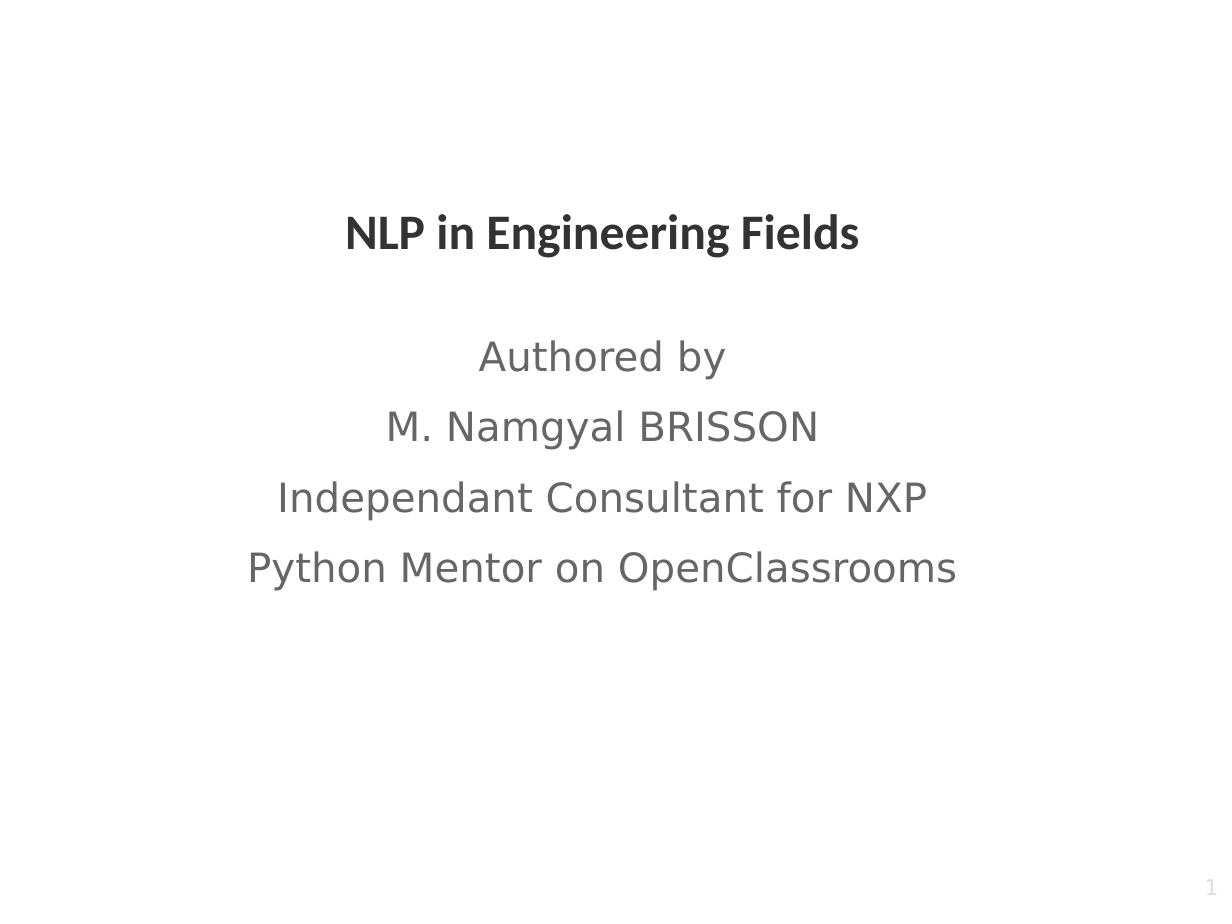
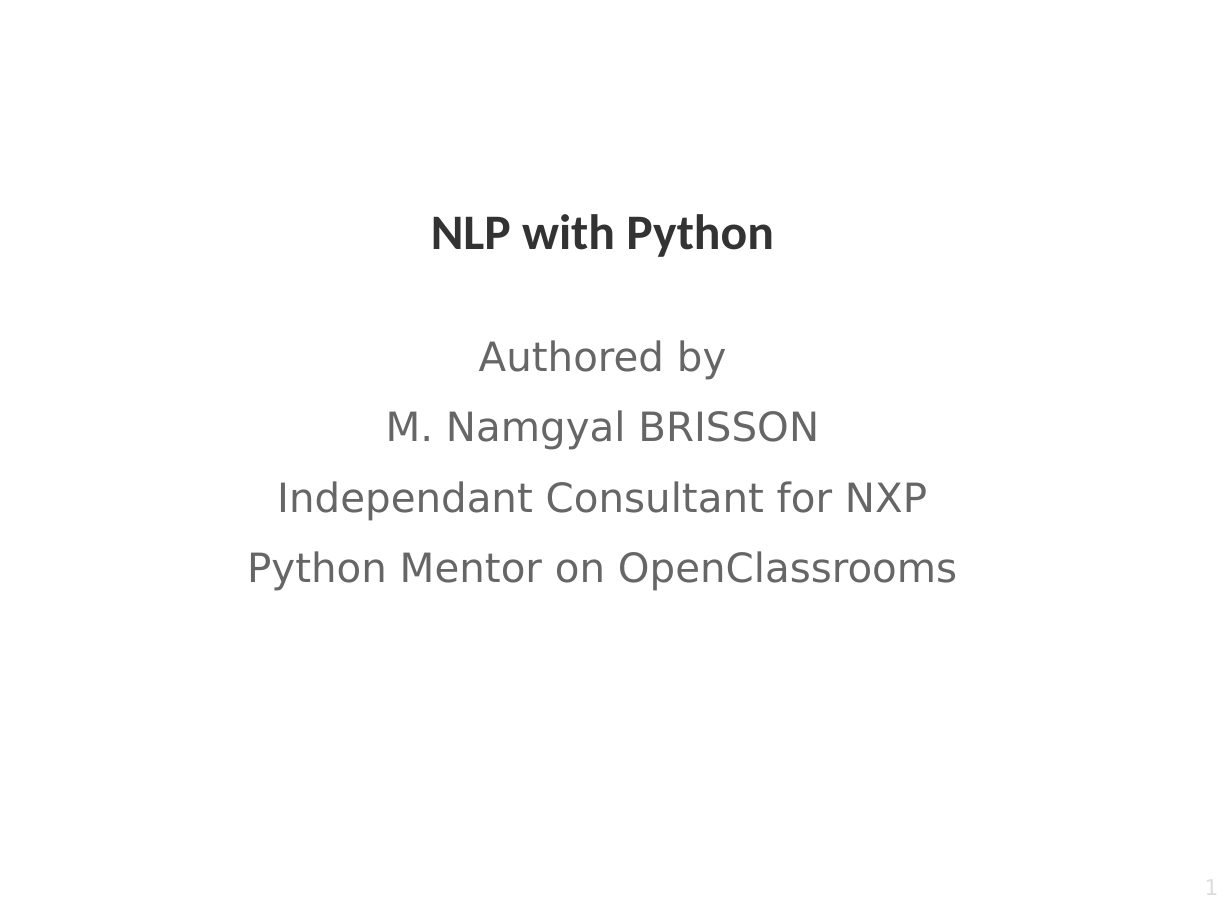
Before and after one commit to nam4dev/nlp_demonstration, a slide deck: slide 1 of NLP_with_Python.odp. Drawn at 1232x924 pixels with LibreOffice and Linux fonts; fonts in the diff are those of the drawing; background and template pictures are left out. Boxes give left, top, right and bottom in pixels: in the first picture for what was removed or moved away, otherwise in the second. Text is boxed around its words. In the diff, an @@ line names an element or a change of style, - is before the commit and + after.

```diff
--- a/NLP_with_Python.odp
+++ b/NLP_with_Python.odp
@@ title at <box>431,214,774,257</box>: text changed @@
-NLP in Engineering Fields
+NLP with Python
```
Also in this commit, not shown: 1 other slide changed, 2 slides added.
